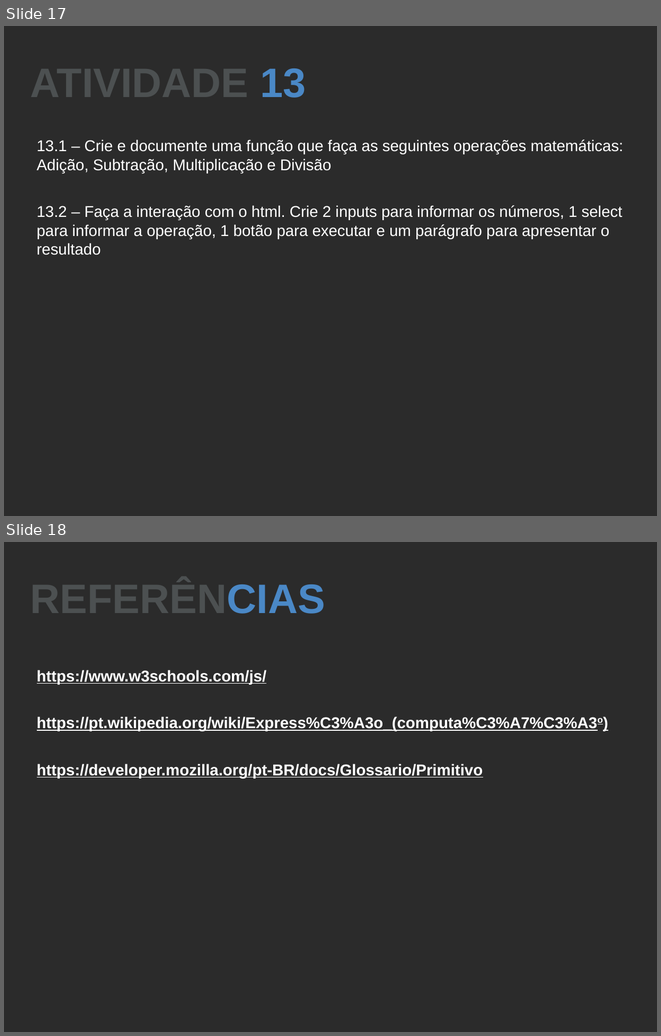
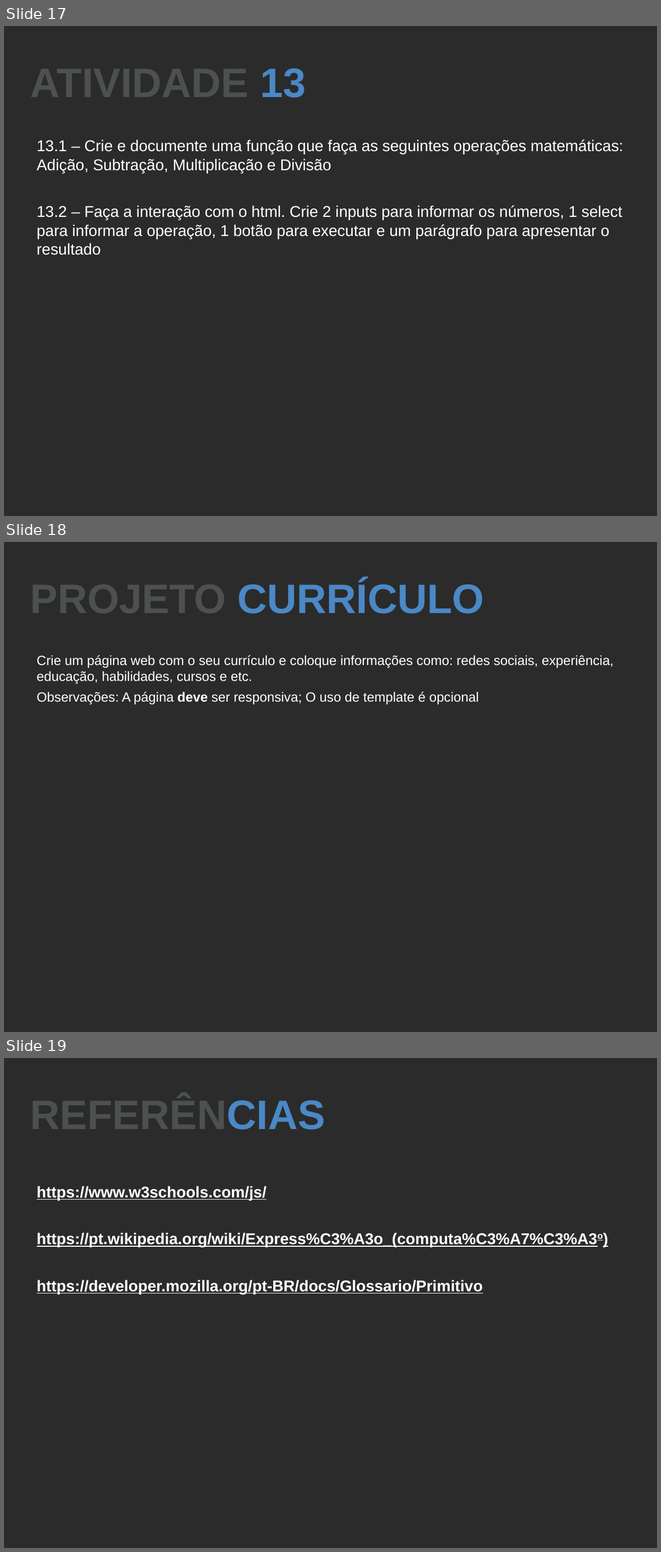
Before and after one commit to cursosticcea/curso-ui-development-1, a slide deck: aulas/aula6/aula6-slide.odp. Shown one above the other, each under a label of ours: slides 17 and 18 before the commit, slides 17, 18 and 19 after it. The pictures are 661x1036 and 661x1552 pixels, drawn with LibreOffice and Linux fonts; fonts in the diff are those of the drawing; background and template pictures are left out; a plain dark background stands for a picture behind light text. Boxes give left, top, right and bottom in pixels: in the first picture for what was removed or moved away, otherwise in the second. Text is boxed around its words. In the diff, an @@ line names an element or a change of style, - is before the commit and + after.

```diff
--- a/aulas/aula6/aula6-slide.odp
+++ b/aulas/aula6/aula6-slide.odp
@@ slide 18 added at bbox=[4, 542, 657, 1032], background picture (left out) @@
@@ title added at bbox=[30, 576, 484, 623], 50 pt, text #4A88C6, bold @@
+PROJETO CURRÍCULO
@@ text added at bbox=[37, 655, 614, 705], 16.1 pt, text #FFFFFF @@
+Crie um página web com o seu currículo e coloque informações como: redes sociais, experiência, educação, habilidades, cursos e etc.
+Observações: A página deve ser responsiva; O uso de template é opcional
@@ what was slide 18 is now slide 19 @@
```
Also in this commit, not shown: 22 other files.
